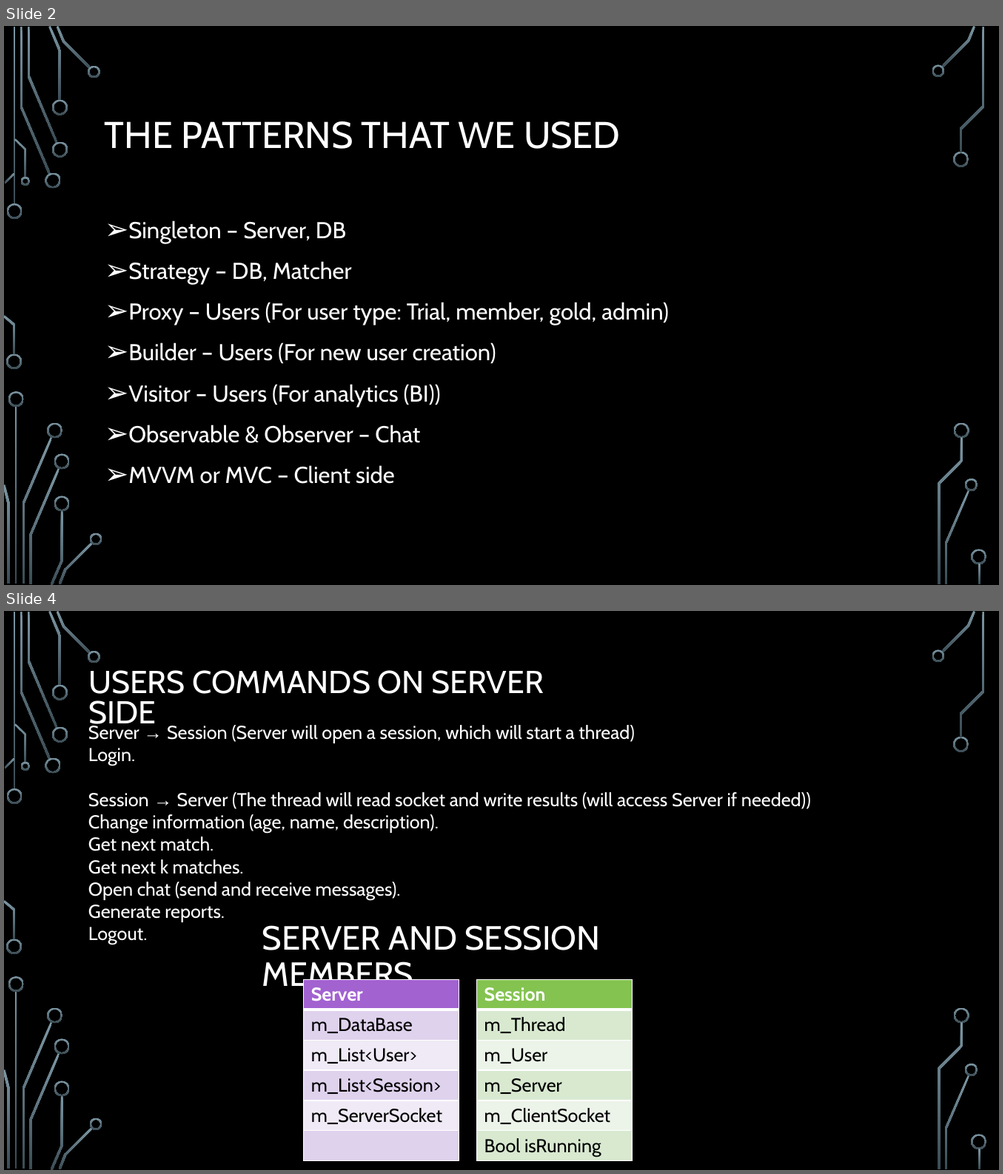
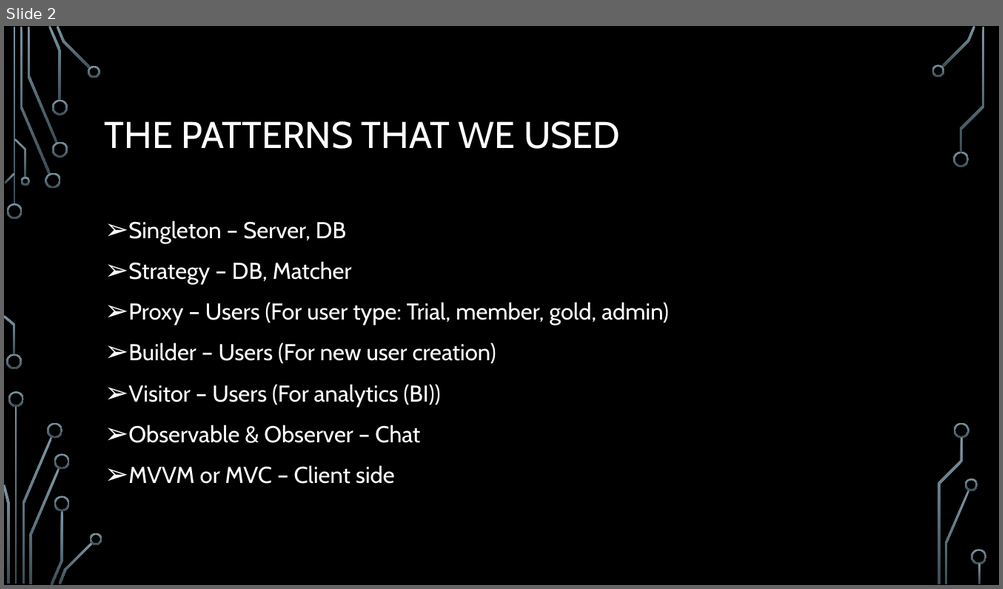
Before and after one commit to Meniakk/MatchApp, a slide deck: Match-app.pptm. Shown one above the other, each under a label of ours: slides 2 and 4 before the commit, slide 2 after it; the slides between them are not shown. The pictures are 1003x1174 and 1003x589 pixels, drawn with LibreOffice and Linux fonts; fonts in the diff are those of the drawing; background and template pictures are left out. Boxes give left, top, right and bottom in pixels: in the first picture for what was removed or moved away, otherwise in the second. Text is boxed around its words. In the diff, an @@ line names an element or a change of style, - is before the commit and + after.

```diff
--- a/Match-app.pptm
+++ b/Match-app.pptm
@@ slide 4 removed at [4, 611, 999, 1170], background picture (left out); not listed: 36 template elements that a slide beside it also shows @@
@@ text removed at [88, 670, 543, 731] @@
-USERS COMMANDS ON SERVER SIDE
@@ text removed at [88, 723, 811, 945] @@
-Server → Session (Server will open a session, which will start a thread)
-Login.
-Session → Server (The thread will read socket and write results (will access Server if needed))
-Change information (age, name, description).
-Get next match.
-Get next k matches.
-Open chat (send and receive messages).
-Generate reports.
-Logout.
@@ title removed at [262, 925, 600, 994] @@
-SERVER AND SESSION MEMBERS
@@ table removed at [303, 980, 459, 1161], 6 rows, 1 columns @@
-Server
-m_DataBase
-m_List<User>
-m_List<Session>
-m_ServerSocket
-
@@ table removed at [476, 980, 632, 1161], 6 rows, 1 columns @@
-Session
-m_Thread
-m_User
-m_Server
-m_ClientSocket
-Bool isRunning
```
Also in this commit, not shown: 1 slide changed, 1 slide added, 5 other files.
